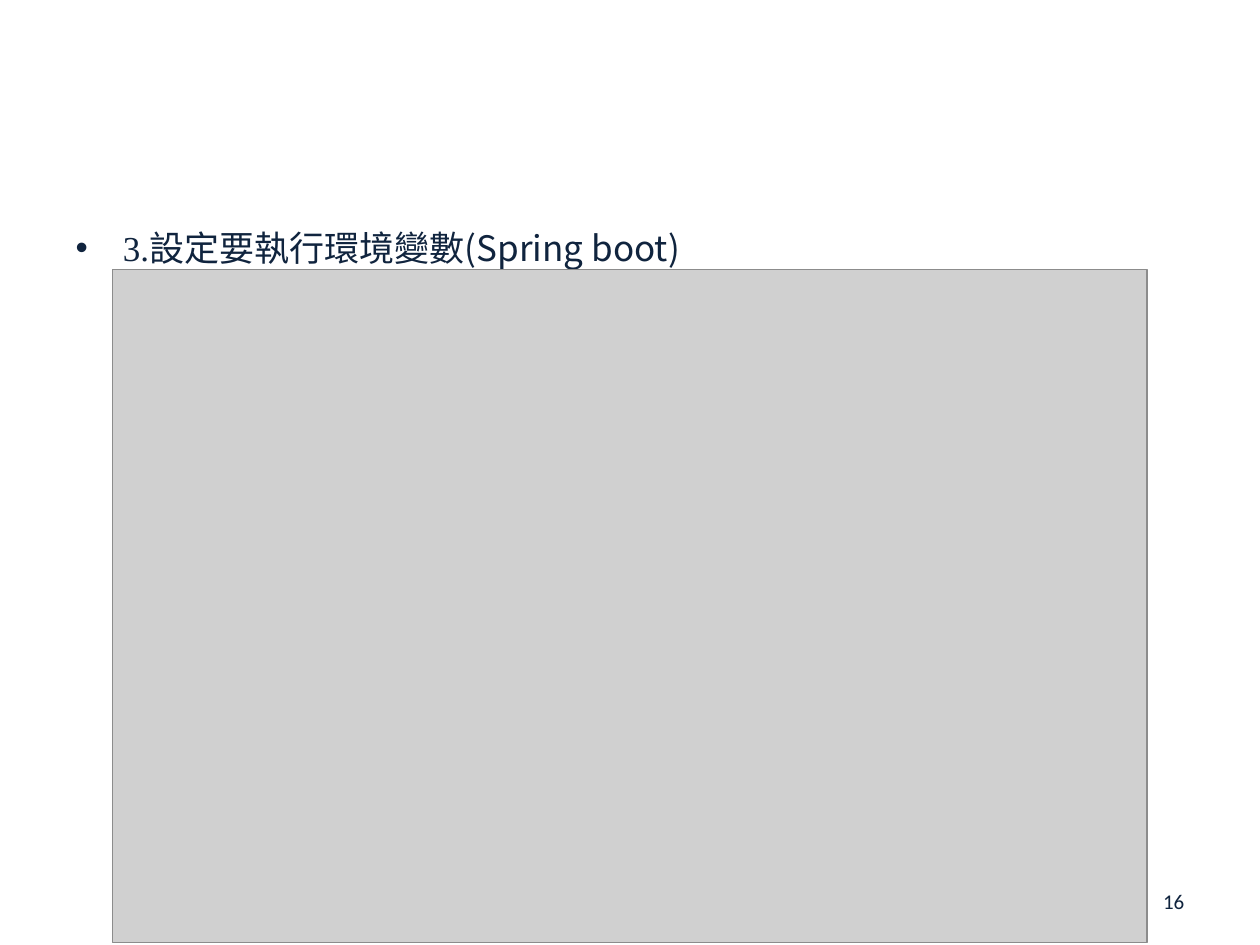
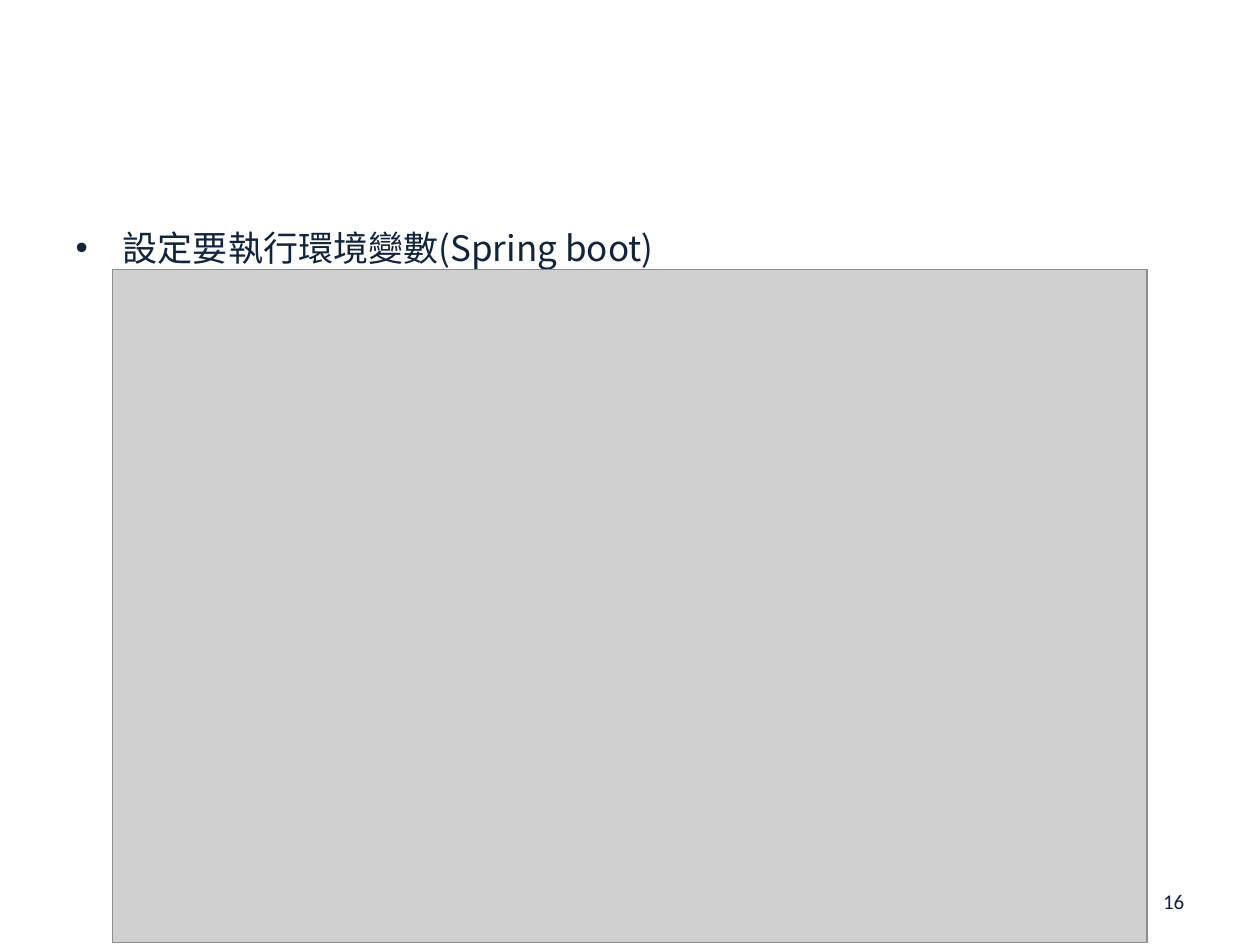
Before and after one commit to john78530/thesis, a slide deck: slide 16 of Oral.pptx. Drawn at 1260x945 pixels with LibreOffice and Linux fonts; fonts in the diff are those of the drawing; grey boxes stand for pictures; background and template pictures are left out. Boxes give left, top, right and bottom in pixels: in the first picture for what was removed or moved away, otherwise in the second. Text is boxed around its words. In the diff, an @@ line names an element or a change of style, - is before the commit and + after.

```diff
--- a/Oral.pptx
+++ b/Oral.pptx
@@ text at (123,231,654,271): text changed @@
-• 3.設定要執行環境變數(Spring boot)
+• 設定要執行環境變數(Spring boot)
```
Also in this commit, not shown: 11 other slides changed, 10 slides added, 12 slides removed, 1 other file.
